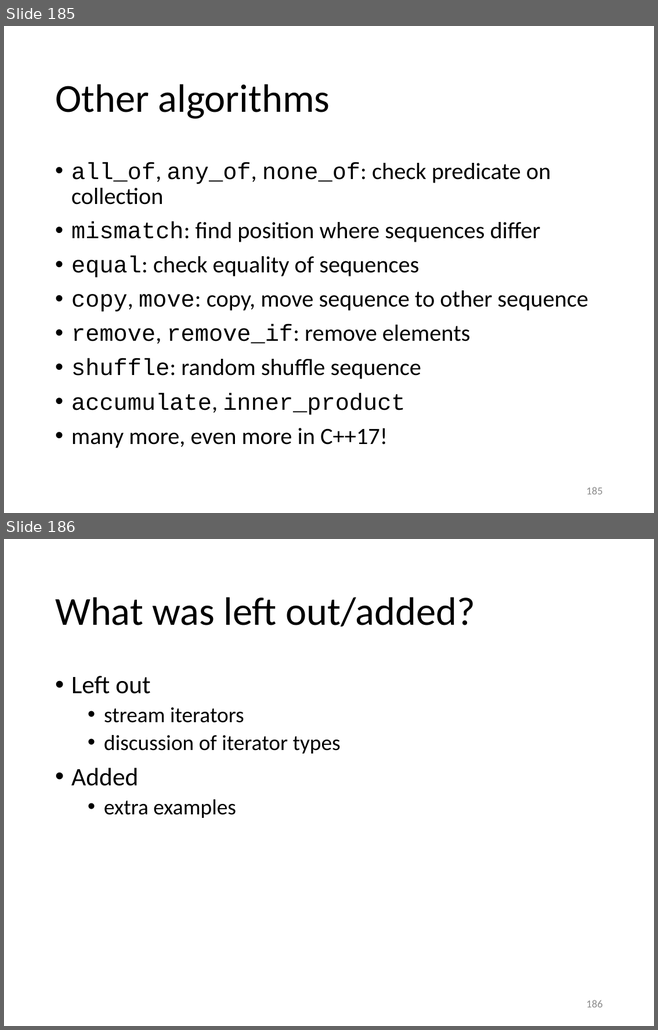
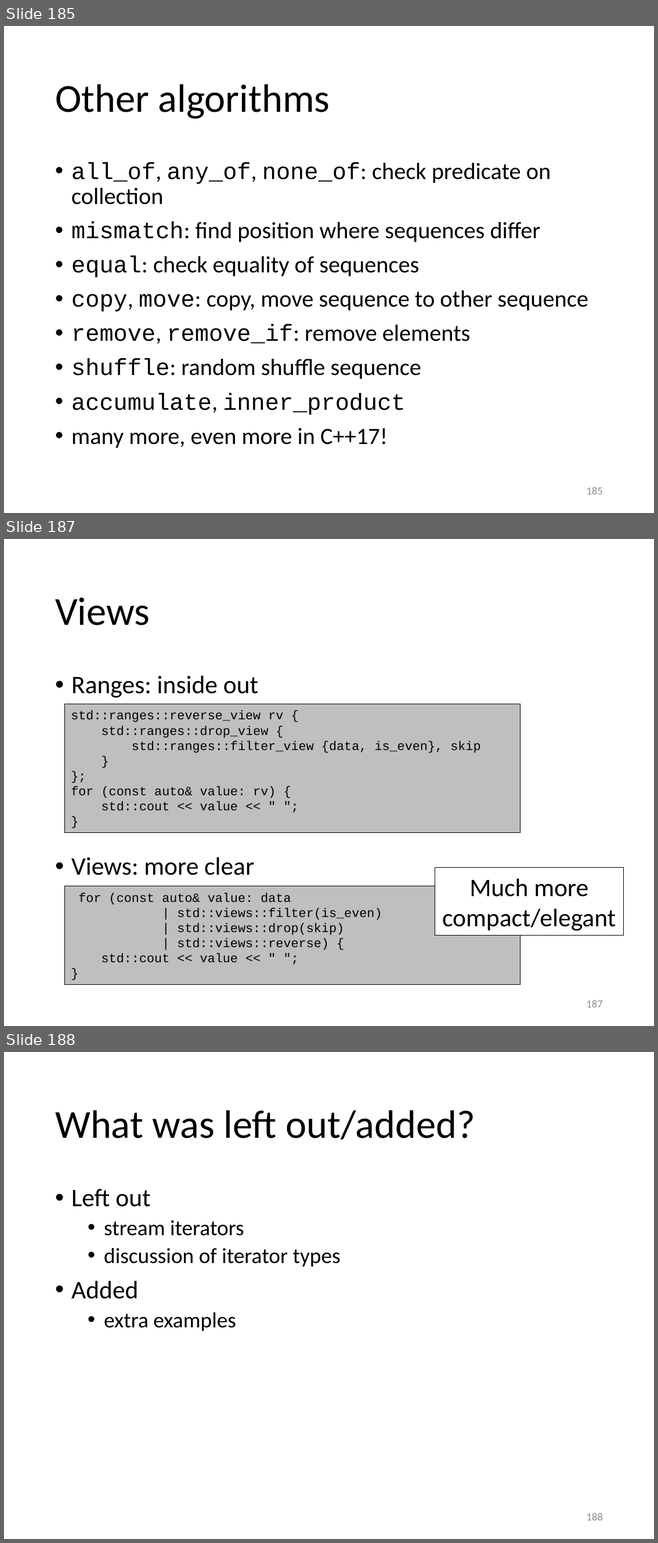
Before and after one commit to gjbex/Scientific-C-plus-plus, a slide deck: scientific_cpp.pptx. Shown one above the other, each under a label of ours: slides 185 and 186 before the commit, slides 185, 187 and 188 after it; the slides between them are not shown. The pictures are 658x1030 and 658x1543 pixels, drawn with LibreOffice and Linux fonts; fonts in the diff are those of the drawing. Boxes give left, top, right and bottom in pixels: in the first picture for what was removed or moved away, otherwise in the second. Text is boxed around its words. In the diff, an @@ line names an element or a change of style, - is before the commit and + after.

Commit message:
Add slides on ranges and views

```diff
--- a/scientific_cpp.pptx
+++ b/scientific_cpp.pptx
@@ slide 187 added at [4,539,654,1026], background #FFFFFF @@
@@ title added at [55,598,150,625], 44 pt, text #000000 @@
+Views
@@ text added at [71,675,258,875], 28 pt, text #000000 @@
+• Ranges: inside out
+• Views: more clear
@@ rectangle added at [64,704,520,833], fill #BFBFBF, outline #000000 0.75 pt, 14 pt, text #000000 @@
+std::ranges::reverse_view rv {
+std::ranges::drop_view {
+std::ranges::filter_view {data, is_even}, skip
+}
+};
+for (const auto& value: rv) {
+std::cout << value << " ";
+}
@@ rectangle added at [435,868,623,935], fill #FFFFFF, outline #000000 0.75 pt, 28 pt, text #000000 @@
+Much more
+compact/elegant
@@ rectangle added at [64,886,520,984], fill #BFBFBF, outline #000000 0.75 pt, 14 pt, text #000000 @@
+for (const auto& value: data
+| std::views::filter(is_even)
+| std::views::drop(skip)
+| std::views::reverse) {
+std::cout << value << " ";
+}
@@ page number added at [586,1000,602,1008], 12 pt, text #8C8C8C @@
+187
@@ what was slide 186 is now slide 188 @@
@@ page number at [586,1513,602,1521]: text changed @@
-186
+188
```
Also in this commit, not shown: 1 other slide added.
